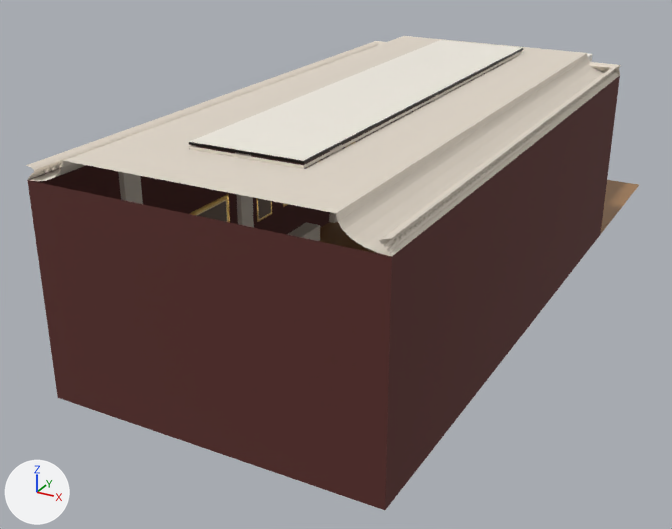
What one commit did to the glTF model empty-museum/salle-echantillon/assets/salle-echantillon.glb.
Before and after are seen from a 50 mm camera at (8.86, -11.69, 9.82) aimed at (-1.43, 7.03, 0.46). Every picture has the same lights, and +X, +Y and +Z are marked at lower left. The picture after the commit comes second. Vertices at exactly the same position are counted once.

Objects in the first picture: 'bordeaux', 'cornice', 'gilt', 'iron', 'laylight', 'parquet', 'stone' and 4 more.
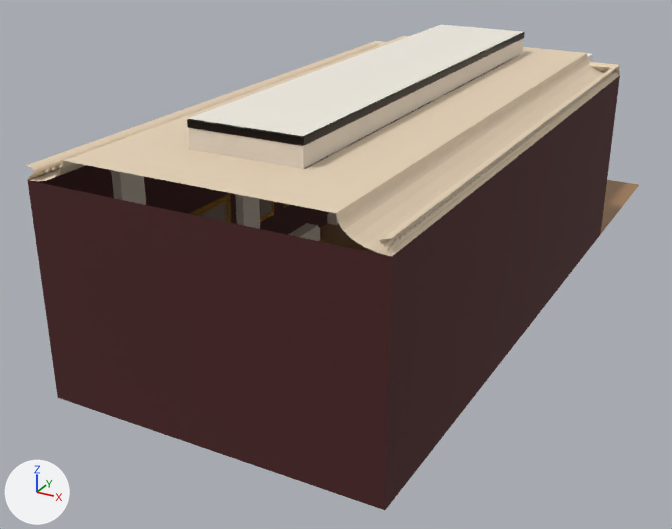
What changed in the scene script:
```text
Change mat_bordeaux:
    mat_bordeaux.base_color: (0.102, 0.0252, 0.0212) -> (0.0685, 0.013, 0.0137)  # dark red #5a2c28 -> dark red #4a1e1f
Add mat_ceiling:
    mat_ceiling = principled_material('ceiling')
    mat_ceiling.base_color = (0.799, 0.651, 0.479)  # beige #e7d3b8
    mat_ceiling.roughness = 0.78
Change me_gilt:
    used by ob_gilt; location = (0.0, 0.0, 0.0)
    remove me_gilt.from_pydata(...)  # 520 vertices, 936 faces; spans x -3.59..3.59, y 3.68..18.35, z 0.85..2.56
    add me_gilt.from_pydata(...)  # 520 vertices, 936 faces; spans x -3.58..3.58, y 3.68..18.34, z 0.85..2.55
    me_gilt part 1: 160 of 520 vertices moved; they spanned x -3.59..-3.58, y 3.68..10.0, z 1.0..2.4 and now span x -3.58..-3.52, y 3.68..10.02, z 0.99..2.41; mean shift (0.04, 0.0, 0.0); largest move (-3.59, 7.48, 2.11) -> (-3.52, 7.48, 2.11)
    other edits to the shape of me_gilt do not show in these pictures
Change me_cornice:
    where me_cornice.from_pydata(...)  # 1464 vertices, 2536 faces; spans x -3.6..3.6, y -0.45..13.4, z 4.52..5.02
    remove me_cornice.materials.append(mat_stone)  # pale yellow #e3d9cb
    add me_cornice.materials.append(mat_ceiling)  # beige #e7d3b8
Change me_stone:
    used by ob_stone; location = (0.0, 0.0, 0.0)
    remove me_stone.from_pydata(...)  # 1492 vertices, 2222 faces; spans x -3.6..3.6, y -0.15..13.68, z 0.0..5.08
    add me_stone.from_pydata(...)  # 1508 vertices, 2246 faces; spans x -3.6..3.6, y -0.15..13.68, z 0.0..5.44
    me_stone part 2: 248 vertices moved from x -3.6..3.6, y 1.15..12.55, z 0.01..5.08 to x -3.6..3.6, y 1.15..12.55, z 0.01..5.44
    other edits to the shape of me_stone do not show in these pictures
Change me_iron:
    used by ob_iron; location = (0.0, 0.0, 0.0)
    remove me_iron.from_pydata(...)  # 466 vertices, 764 faces; spans x -1.9..1.9, y 1.1..18.4, z 3.4..5.1
    add me_iron.from_pydata(...)  # 466 vertices, 764 faces; spans x -1.9..1.9, y 1.1..18.4, z 3.4..5.6
    me_iron part 3: the loose piece of 8 vertices spanning x 1.2, y 1.1..12.6, z 5.1 is moved by (0.0, 0.0, 0.4)
    me_iron part 4: the loose piece of 8 vertices spanning x -1.2..1.2, y 1.1..1.2, z 5.1 is moved by (0.0, 0.0, 0.4)
    other edits to the shape of me_iron do not show in these pictures
Change me_laylight:
    used by ob_laylight; location = (0.0, 0.0, 0.0)
    remove me_laylight.from_pydata(...)  # 4 vertices, 2 faces; spans x -1.18..1.18, y 1.15..12.55, z 5.16
    add me_laylight.from_pydata(...)  # 4 vertices, 2 faces; spans x -1.18..1.18, y 1.15..12.55, z 5.58
    me_laylight part 5: the whole mesh is moved by (0.0, 0.0, 0.42)
```

Changed parts and their boxes [x1, y1, x2, y2] in the pictures (672 x 529 px; the box of a moved part takes in the faces that stretch with it):
'cornice', recoloured (pale yellow to beige)
    both: [26, 36, 621, 256]
'laylight', mesh moved
    before: [189, 40, 522, 161]
    after: [188, 25, 522, 136]
'stone', reshaped (7% taller)
    before: [42, 51, 616, 242]
    after: [42, 37, 616, 242]
'iron', reshaped (mostly hidden)
    before: [189, 48, 523, 164]
    after: [187, 32, 525, 146]
'gilt', reshaped
    before: [189, 142, 354, 223]
    after: [189, 141, 357, 223]
part 1 of me_gilt, moved or reshaped
    before: [189, 160, 320, 223]
    after: [189, 159, 322, 223]
part 2 of me_stone, moved or reshaped (mostly hidden before)
    before: [189, 51, 523, 236]
    after: [188, 37, 524, 230]
part 3 of me_iron, moved or reshaped
    before: [303, 48, 523, 164]
    after: [303, 32, 525, 146]
part 4 of me_iron, moved or reshaped
    before: [189, 142, 303, 164]
    after: [187, 120, 303, 146]
